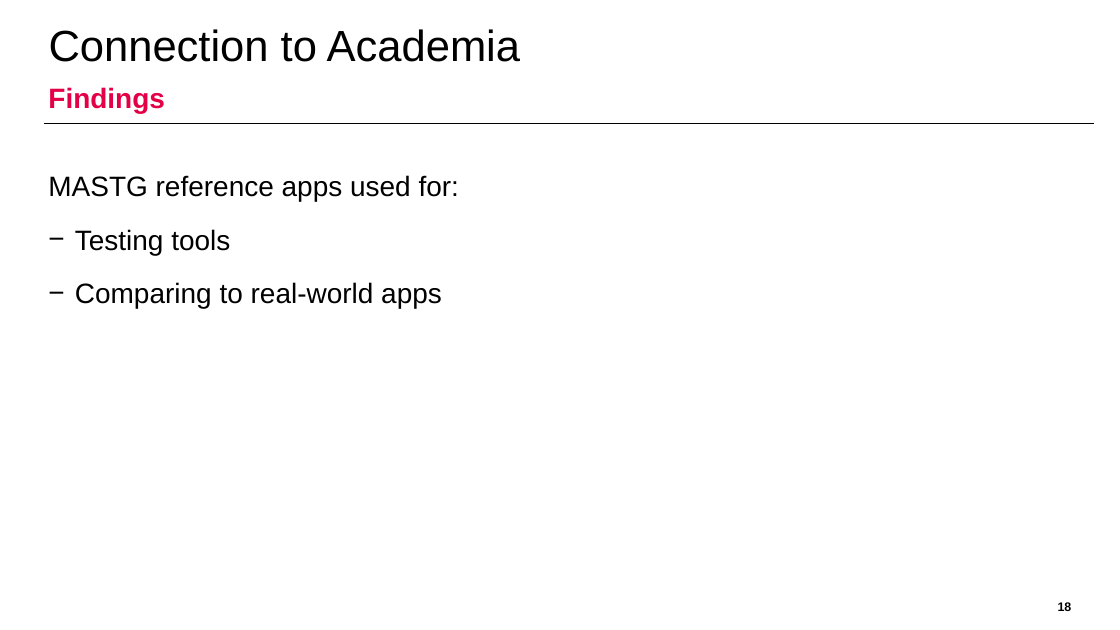
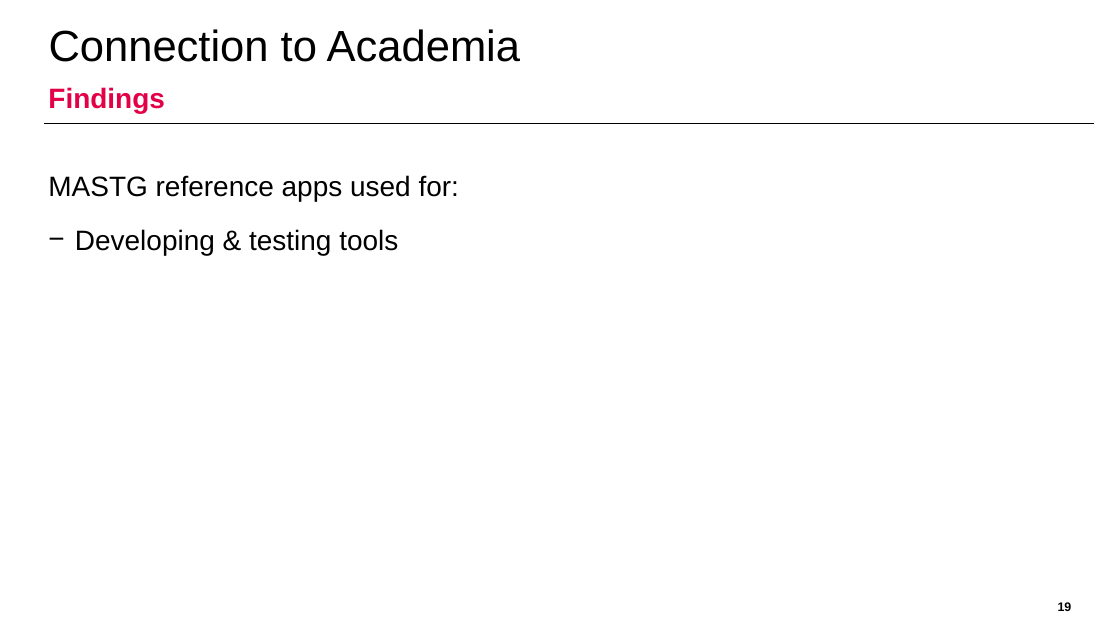
Before and after one commit to domi-cmd/Reference_Application_for_OWASP_MASTG, a slide deck: slide 19 of dev_documents/presentation/ba_thesis_presentation_kronig.pptx (slide 18 before the commit). Drawn at 1120x630 pixels with LibreOffice and Linux fonts; fonts in the diff are those of the drawing; background and template pictures are left out. Boxes give left, top, right and bottom in pixels: in the first picture for what was removed or moved away, otherwise in the second. Text is boxed around its words. In the diff, an @@ line names an element or a change of style, - is before the commit and + after.

```diff
--- a/dev_documents/presentation/ba_thesis_presentation_kronig.pptx
+++ b/dev_documents/presentation/ba_thesis_presentation_kronig.pptx
@@ text at (x1=75, y1=229, x2=398, y2=255): text changed @@
-− Testing tools
-− Comparing to real-world apps
+− Developing & testing tools
```
Also in this commit, not shown: 13 other slides changed, 2 slides added.
